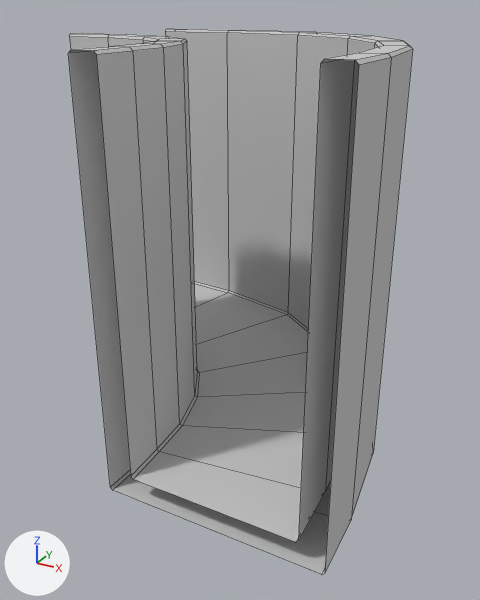
An edit to the FBX model Assets/Models/Line001.fbx, drawn before and after from the same camera.
One viewpoint serves both versions: a 50 mm camera at (19.2, -31.6, 20.8) aimed at (2.1, -0.5, 5.2). The lights are fixed; the arrows at lower left show +X, +Y and +Z. Mesh edges are drawn as thin lines. Where no turn or scale is listed for an object, it has been applied to the vertices.

In view in the first picture: 'Line001'.
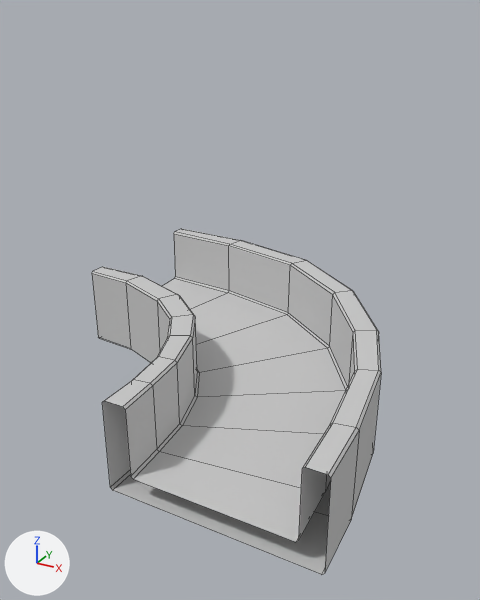
The newer file is also rescaled (x5.005) as a whole; pictures and numbers use the older file's frame.

Pixel boxes [x1, y1, x2, y2] of what changed, in the pictures (480 x 600 px; the box of a moved part takes in the faces that stretch with it):
'Line001', reshaped (16% narrower, 37% shorter): before [68, 29, 413, 575]; after [92, 229, 381, 575]
part 1 of me_mesh, moved or reshaped: before [68, 33, 197, 487]; after [92, 267, 197, 487]
part 2 of me_mesh, moved or reshaped: before [299, 41, 413, 571]; after [299, 330, 381, 571]
part 3 of me_mesh, moved or reshaped: before [289, 32, 403, 328]; after [289, 260, 378, 386]
part 4 of me_mesh, moved or reshaped: before [165, 29, 315, 313]; after [174, 229, 305, 313]

Edits to the bpy script that builds the scene:
```text
Change me_mesh:
    where me_mesh.from_pydata(...)  # 128 vertices, 112 faces; spans x -10.6..12.2, y -11.4..12.6, z -1.2..19.3
    used by ob_line001; location = (0.0, 0.0, 0.0)
    me_mesh part 1: all 32 vertices in x -10.6..2.1, y -11.4..2.5, z 19.2..19.3 are moved by (0.0, 0.0, -15.3)
    me_mesh part 2: all 16 vertices in x 8.5..12.2, y -11.4..2.0, z 19.2..19.3 are moved by (0.0, 0.0, -15.3)
    me_mesh part 3: all 8 vertices in x 0.8..6.5, y 5.8..10.7, z 19.2..19.3 are moved by (0.0, 0.0, -15.3)
    me_mesh part 4: all 4 vertices in x -5.1..-4.8, y 10.9..12.3, z 19.2..19.3 are moved by (0.0, 0.0, -15.3)
```
